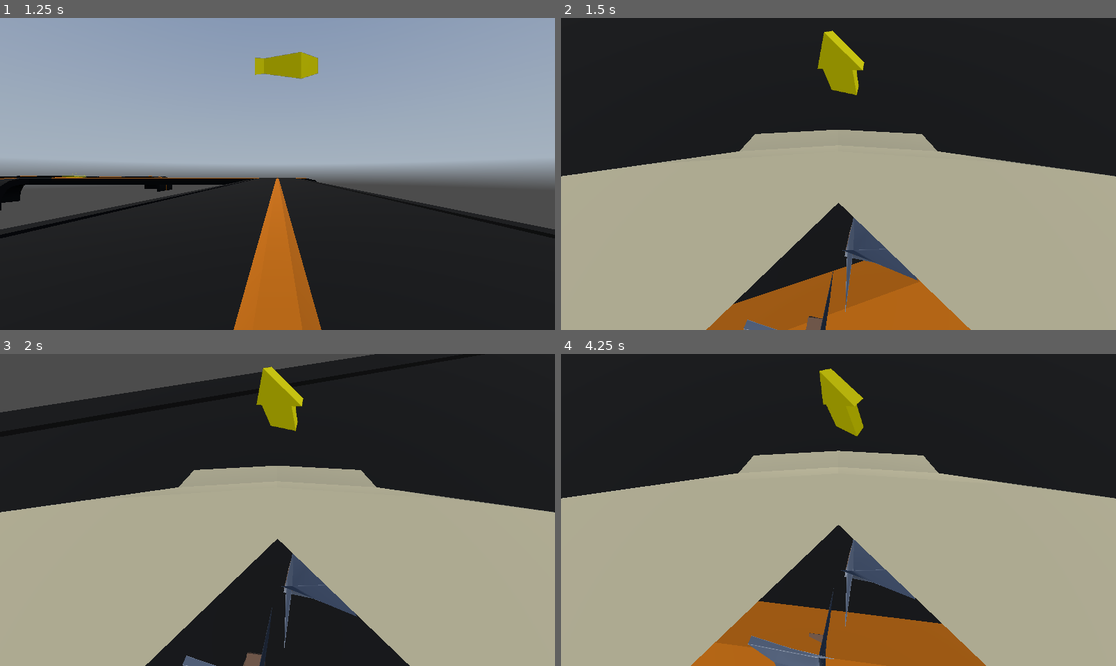
Above: before the commit, frames 1-4 (two rows, left to right).
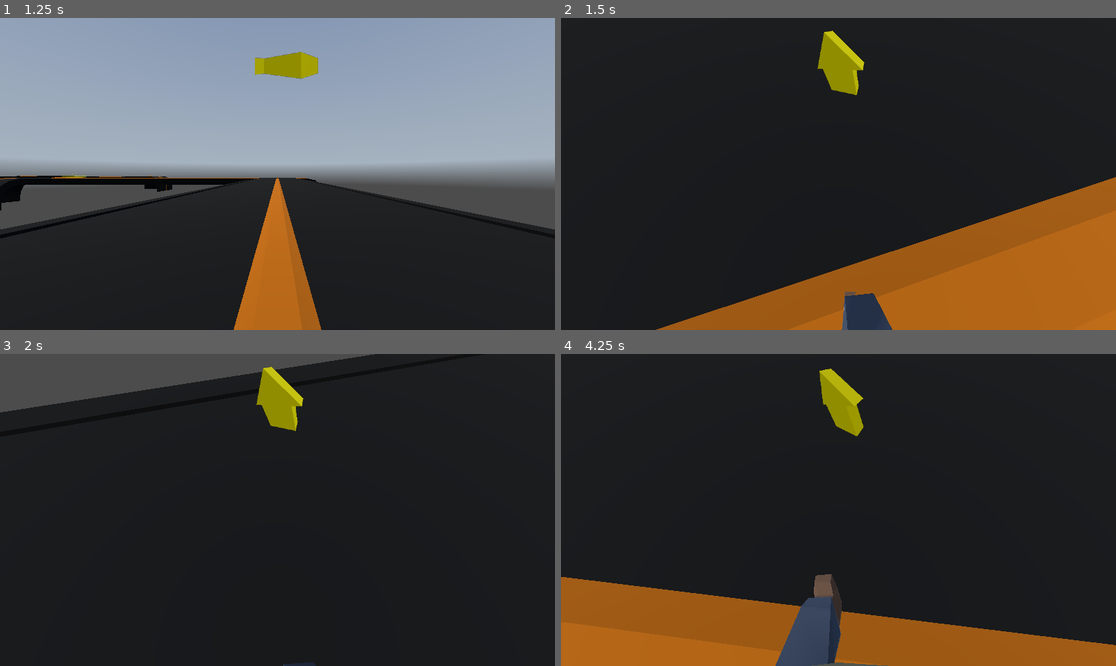
Above: after the commit, the same moments.

Repository: dairycultist/CityZoomer
Game: Godot game, scene res://title.tscn
Two runs of this game, one before a commit and one after it. Both use one fixed random seed, a clock stepped at 60 frames per second and the inputs below. A sky picture missing from this copy of the repository is replaced by a grey-blue gradient.
Inputs (mouse positions are in pixels of both pictures, inside the frame that each line leads up to):
- Up to frame 1 (1.25 s): click "Infinite Run" at 0.5 s
- Up to frame 2 (1.5 s): tap Enter at 1.25 s; move the mouse to (866, 174) at 1.27 s; hold W (walk_up) from 1.28 s (still down)
- Up to frame 3 (2 s): keep holding W (walk_up); tap Space (jump) at 1.52 s
- Up to frame 4 (4.25 s): keep holding W (walk_up); move the mouse to (810, 510) at 2.02 s; tap Space (jump) at 2.27, 3.77 s; move the mouse to (849, 503) at 2.77 s; move the mouse to (832, 516) at 3.52 s

Frame 1 is identical in both runs. In frame 2, 49% of the frame differs, in the area x 0-100%, y 35-100%; in frame 3, 48%; in frame 4, 53%, in the area x 0-100%, y 30-100%.

Commit message:
Implement most basic animation into gameplay

Diff:
--- a/player/player.tscn
+++ b/player/player.tscn
@@ -63,4 +63,4 @@
 scene = "res://title.tscn"
 
 [node name="Model" parent="." instance=ExtResource("3_g1dw6")]
-transform = Transform3D(-1, 0, 8.74228e-08, 0, 1, 0, -8.74228e-08, 0, -1, 0, 0, 0)
+transform = Transform3D(-1, 0, -8.74228e-08, 0, 1, 0, 8.74228e-08, 0, -1, 0, 0, 0.3)
--- a/player/player_controller.gd
+++ b/player/player_controller.gd
@@ -15,6 +15,8 @@
 func _ready() -> void:
 	Input.set_mouse_mode(Input.MOUSE_MODE_CAPTURED)
 	$PauseMenu.visible = false
+
+	$Model/AnimationPlayer.current_animation = "Armature|Walk"
 
 func _process(delta: float) -> void:
 
Not shown, changed: player/mercenary.fbx.import
